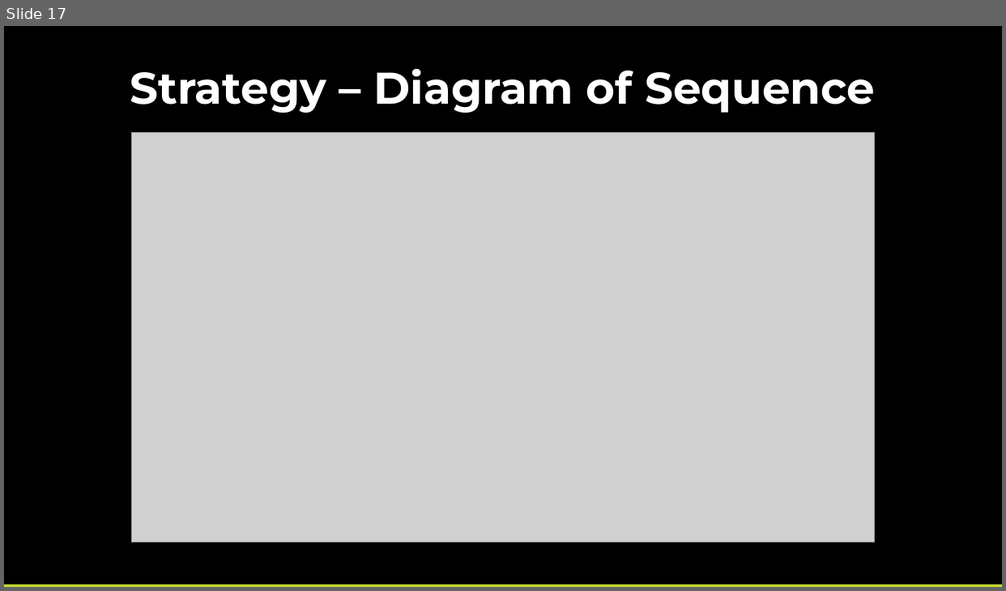
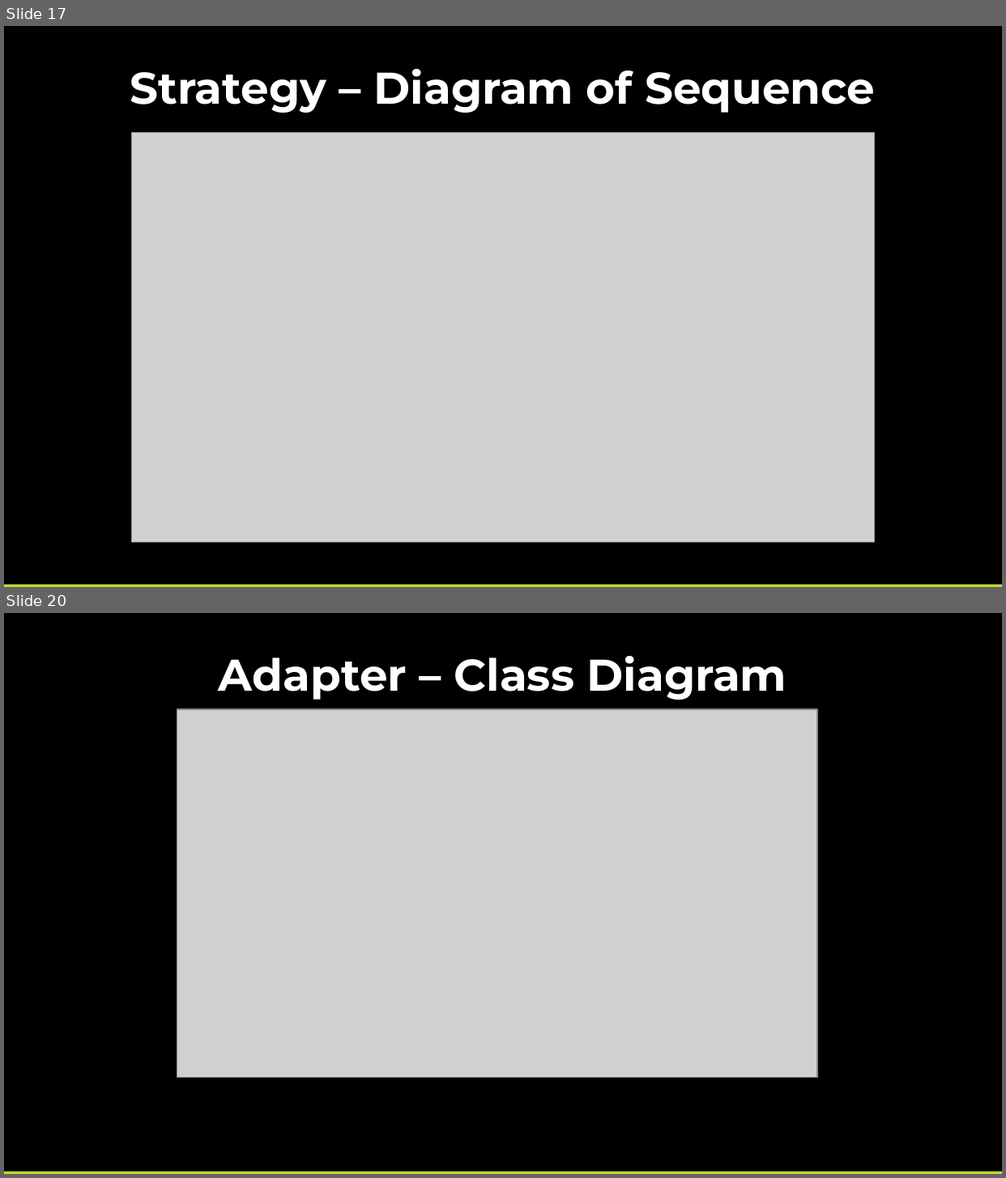
Before and after one commit to pcastellanos/TeamTraining, a slide deck: Design Patterns/Design Patterns.pptx. Shown one above the other, each under a label of ours: slide 17 before the commit, slides 17 and 20 after it; the slides between them are not shown. The pictures are 1006x591 and 1006x1178 pixels, drawn with LibreOffice and Linux fonts; fonts in the diff are those of the drawing; grey boxes stand for pictures. Boxes give left, top, right and bottom in pixels: in the first picture for what was removed or moved away, otherwise in the second. Text is boxed around its words. In the diff, an @@ line names an element or a change of style, - is before the commit and + after.

Commit message:
Adapter code

```diff
--- a/Design Patterns/Design Patterns.pptx
+++ b/Design Patterns/Design Patterns.pptx
@@ slide 20 added at (x1=4, y1=613, x2=1002, y2=1174), background #000000 @@
@@ text added at (x1=219, y1=656, x2=787, y2=700), 32 pt, text #FFFFFF, bold @@
+Adapter – Class Diagram
@@ picture added at (x1=177, y1=710, x2=817, y2=1078) @@
@@ rectangle added at (x1=4, y1=1172, x2=1002, y2=1174), fill #C1D82F @@
```
Also in this commit, not shown: 3 other slides added, 11 other files.
